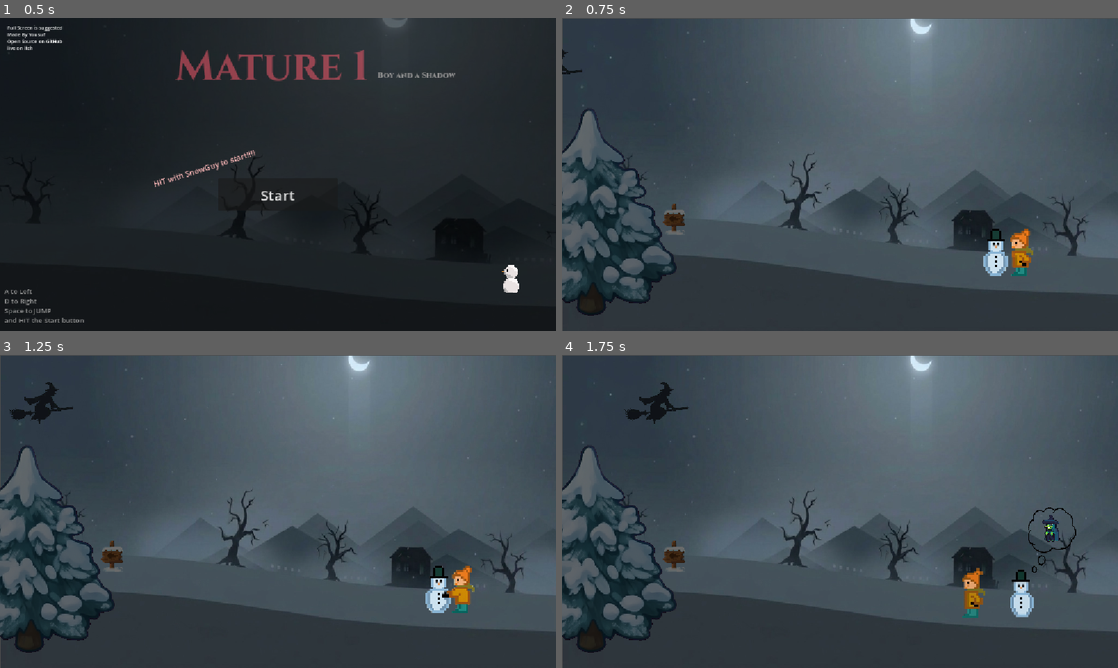
Above: before the commit, frames 1-4 (two rows, left to right).
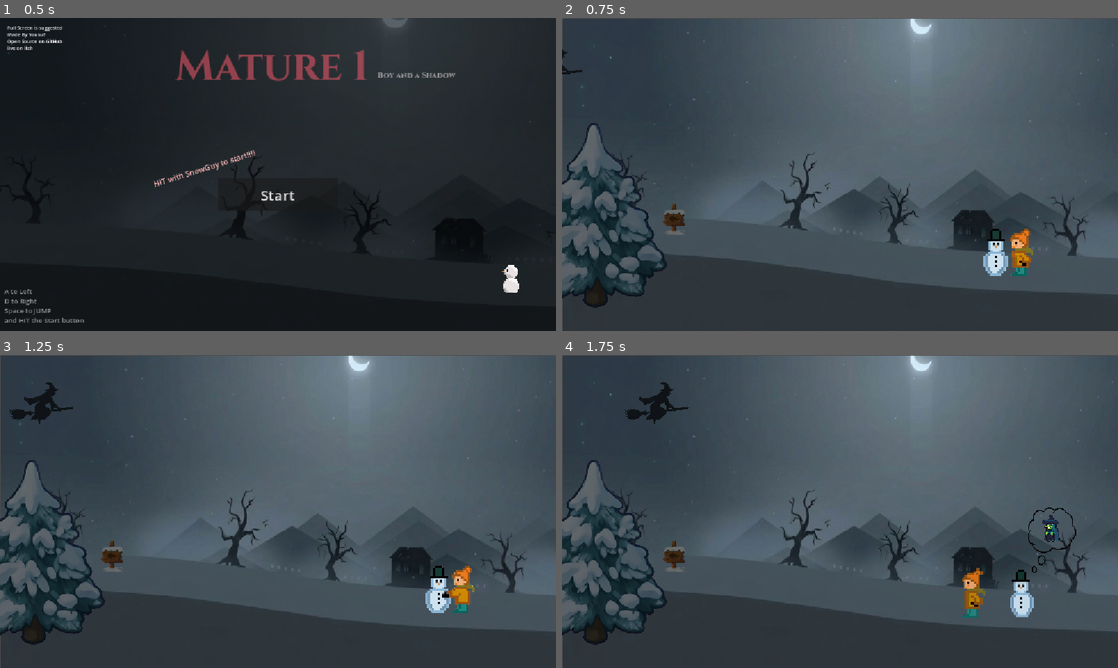
Above: after the commit, the same moments.

Repository: YousufProjs-exe/Mature
Game: Godot game, scene res://home/home.tscn
The game is run twice, just before and just after one commit, with the same random seed, the same clock (stepped at 60 frames per second) and the same inputs.
Inputs (mouse positions are in pixels of both pictures, inside the frame that each line leads up to):
- Up to frame 1 (0.5 s): no input
- Up to frame 2 (0.75 s): click "Start" at 0.5 s
- Up to frame 3 (1.25 s): no input
- Up to frame 4 (1.75 s): tap Enter at 1.25 s; move the mouse to (962, 495) at 1.27 s; hold Right from 1.28 s (still down); tap Alt at 1.35 s; click (962, 495) at 1.42 s; tap Space at 1.52 s

Frame 1 is identical in both runs. In frame 2, 3.6% of the frame differs, in the area x 0-21%, y 29-96%; in frame 3, 3.6%; in frame 4, 3.6%.

Commit message:
Added Main GAME gd and scene - will build it now

Diff:
--- /dev/null
+++ b/GAME/GAME.gd
@@ -0,0 +1,20 @@
+extends Node2D
+
+@export var speed := 45.0
+@onready var bg1: Sprite2D = $Main
+@onready var bg2: Sprite2D = $Main2
+var bg_width: float
+
+func _ready():
+	bg_width = bg1.texture.get_width() * bg1.global_scale.x
+	bg2.global_position = bg1.global_position + Vector2(bg_width, 0)
+
+func _process(delta):
+	var movement = speed * delta
+	bg1.global_position.x -= movement
+	bg2.global_position.x -= movement
+
+	if bg1.global_position.x + bg_width / 2 <= 0:
+		bg1.global_position.x = bg2.global_position.x + bg_width
+	if bg2.global_position.x + bg_width / 2 <= 0:
+		bg2.global_position.x = bg1.global_position.x + bg_width
--- /dev/null
+++ b/GAME/GAME.tscn
@@ -0,0 +1,53 @@
+[gd_scene format=3 uid="uid://owmeim4t6305"]
+
+[ext_resource type="Script" uid="uid://our3o6ew1fmp" path="res://GAME/GAME.gd" id="1_6lujh"]
+[ext_resource type="Texture2D" uid="uid://d1eogrpkxi44k" path="res://maps/main.webp" id="2_13f1k"]
+[ext_resource type="Texture2D" uid="uid://bh5gau2yet3h" path="res://maps/platform.png" id="3_xfq2l"]
+[ext_resource type="Texture2D" uid="uid://v7h3uxcv3gx1" path="res://maps/small.png" id="4_pe2ag"]
+[ext_resource type="Texture2D" uid="uid://2yntai0217jv" path="res://maps/big.png" id="5_hrt7s"]
+[ext_resource type="Texture2D" uid="uid://c61m4jdix7ghh" path="res://maps/left.png" id="6_bejml"]
+[ext_resource type="Texture2D" uid="uid://dkeq4qbd52gck" path="res://maps/slippery.png" id="7_m3h8k"]
+[ext_resource type="Texture2D" uid="uid://ces5r6xhtufpp" path="res://maps/right.png" id="8_pe2ag"]
+
+[node name="Node2D" type="Node2D" unique_id=959976361]
+script = ExtResource("1_6lujh")
+
+[node name="Main" type="Sprite2D" parent="." unique_id=695270874]
+position = Vector2(182.50006, 325)
+scale = Vector2(1.1279297, 1.1363636)
+texture = ExtResource("2_13f1k")
+
+[node name="Main2" type="Sprite2D" parent="." unique_id=1850400723]
+position = Vector2(1337, 324)
+scale = Vector2(1.1279297, 1.1363636)
+texture = ExtResource("2_13f1k")
+
+[node name="Platform" type="Sprite2D" parent="." unique_id=1359827343]
+position = Vector2(-545.99994, 894)
+scale = Vector2(0.4, 0.4)
+texture = ExtResource("3_xfq2l")
+
+[node name="Small" type="Sprite2D" parent="." unique_id=586368904]
+position = Vector2(-732.9999, 903.99994)
+scale = Vector2(0.4, 0.4)
+texture = ExtResource("4_pe2ag")
+
+[node name="Big" type="Sprite2D" parent="." unique_id=445393585]
+position = Vector2(-278.99994, 856)
+scale = Vector2(0.4, 0.4)
+texture = ExtResource("5_hrt7s")
+
+[node name="Left" type="Sprite2D" parent="." unique_id=937921528]
+position = Vector2(57.00006, 854)
+scale = Vector2(0.4, 0.4)
+texture = ExtResource("6_bejml")
+
+[node name="Slippery" type="Sprite2D" parent="." unique_id=1289615886]
+position = Vector2(219.00012, 853)
+scale = Vector2(0.4, 0.4)
+texture = ExtResource("7_m3h8k")
+
+[node name="Right" type="Sprite2D" parent="." unique_id=1026692183]
+position = Vector2(399, 851)
+scale = Vector2(0.4, 0.4)
+texture = ExtResource("8_pe2ag")
--- a/home/home.tscn
+++ b/home/home.tscn
@@ -1,9 +1,9 @@
 [gd_scene format=3 uid="uid://dbo3fqrn4sfpw"]
 
 [ext_resource type="Script" uid="uid://iopwq5mp4ppr" path="res://home/home.gd" id="1_nh1o0"]
-[ext_resource type="FontFile" uid="uid://bbfvwf7t3jdl4" path="res://Cinzel/static/Cinzel-Bold.ttf" id="2_6xkb6"]
+[ext_resource type="FontFile" uid="uid://bbfvwf7t3jdl4" path="res://addons/Cinzel/static/Cinzel-Bold.ttf" id="2_6xkb6"]
 [ext_resource type="Texture2D" uid="uid://bwpq3ygnpkjxt" path="res://maps/bg.webp" id="2_nh1o0"]
-[ext_resource type="FontFile" uid="uid://twpuc4penuye" path="res://Cinzel/static/Cinzel-Black.ttf" id="3_kfx81"]
+[ext_resource type="FontFile" uid="uid://twpuc4penuye" path="res://addons/Cinzel/static/Cinzel-Black.ttf" id="3_kfx81"]
 [ext_resource type="Texture2D" uid="uid://bd8jxcc5y7clt" path="res://assts/witch.png" id="4_6xkb6"]
 [ext_resource type="Texture2D" uid="uid://bgpsk78v4ldy4" path="res://assts/snowguy.png" id="5_kfx81"]
 
--- a/main/main.tscn
+++ b/main/main.tscn
@@ -88,5 +88,6 @@
 
 [node name="Tree" type="Sprite2D" parent="." unique_id=702759261]
 self_modulate = Color(0.41960785, 0.41960785, 0.41960785, 1)
-position = Vector2(60, 378)
+position = Vector2(69, 387)
+scale = Vector2(0.8313954, 0.8907767)
 texture = ExtResource("8_67ri8")
Not shown, added: GAME/GAME.gd.uid
Renamed: Cinzel/Cinzel-VariableFont_wght.ttf -> addons/Cinzel/Cinzel-VariableFont_wght.ttf
Not shown, changed: addons/Cinzel/Cinzel-VariableFont_wght.ttf.import
Renamed: Cinzel/OFL.txt -> addons/Cinzel/OFL.txt
Renamed: Cinzel/README.txt -> addons/Cinzel/README.txt
Renamed: Cinzel/static/Cinzel-Black.ttf -> addons/Cinzel/static/Cinzel-Black.ttf
Not shown, changed: addons/Cinzel/static/Cinzel-Black.ttf.import
Renamed: Cinzel/static/Cinzel-Bold.ttf -> addons/Cinzel/static/Cinzel-Bold.ttf
Not shown, changed: addons/Cinzel/static/Cinzel-Bold.ttf.import
Renamed: Cinzel/static/Cinzel-ExtraBold.ttf -> addons/Cinzel/static/Cinzel-ExtraBold.ttf
Not shown, changed: addons/Cinzel/static/Cinzel-ExtraBold.ttf.import
Renamed: Cinzel/static/Cinzel-Medium.ttf -> addons/Cinzel/static/Cinzel-Medium.ttf
(and 22 more such lines)
